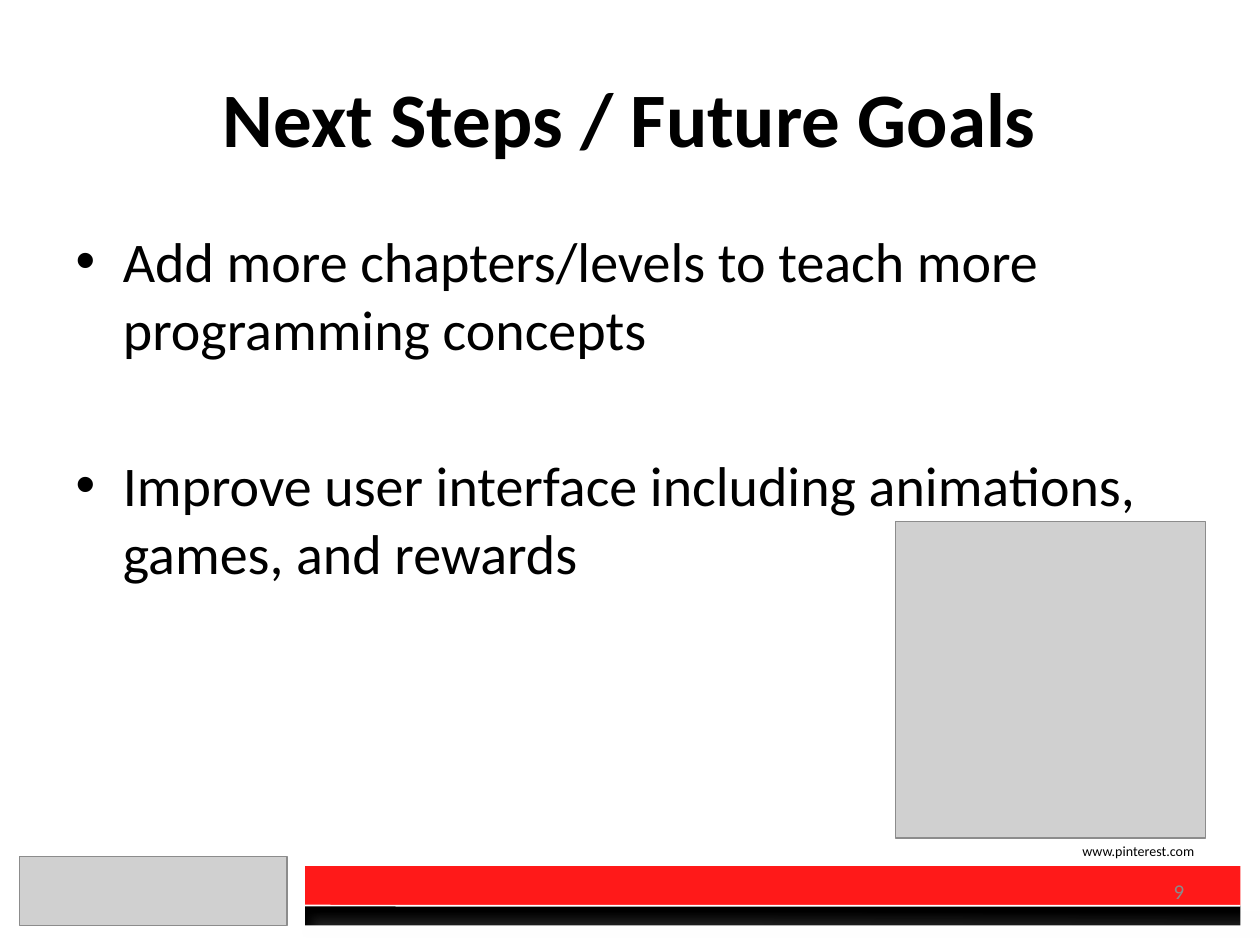
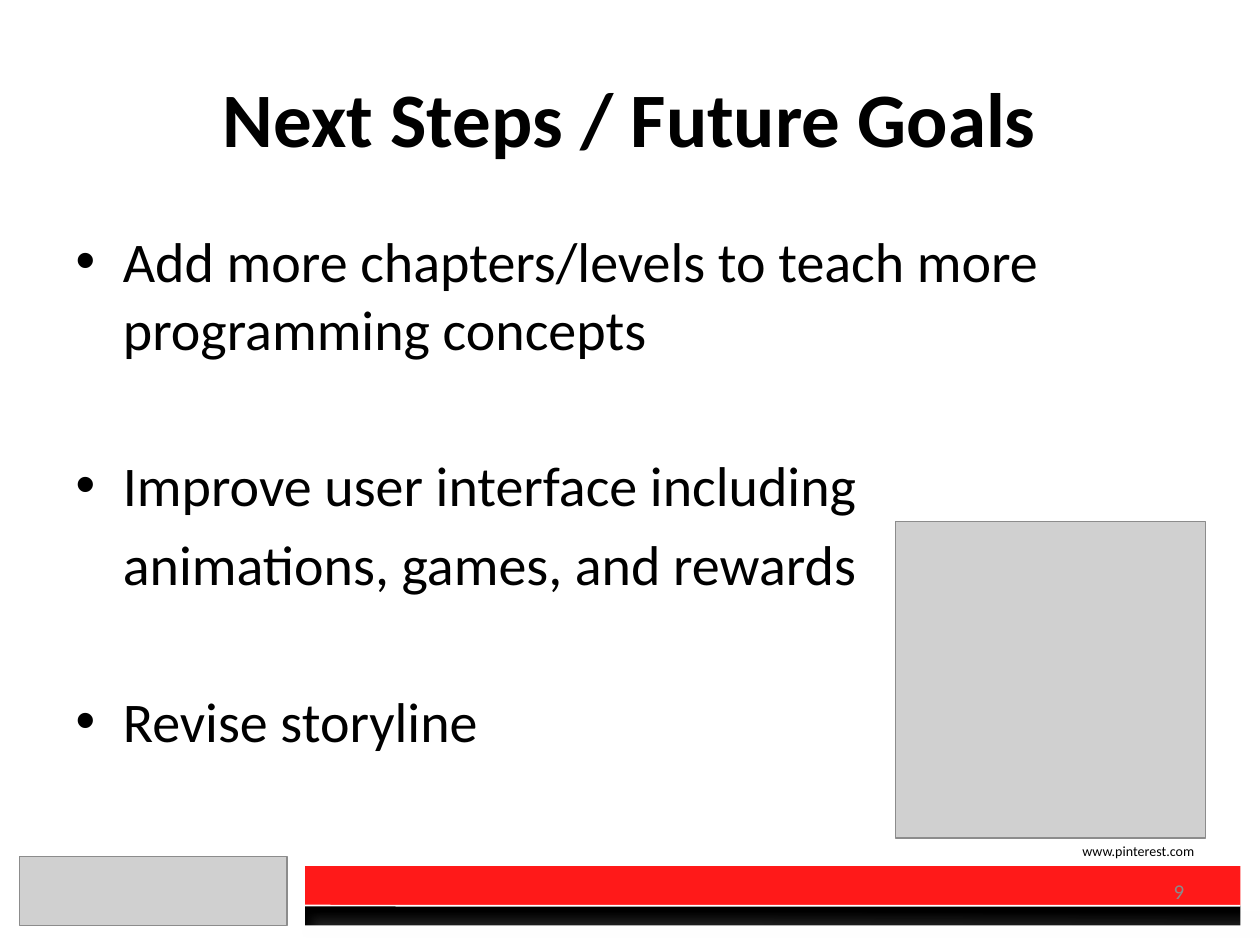
Before and after one commit to charberg/OEC2016, a slide deck: slide 9 of Presentation.pptx. Drawn at 1260x945 pixels with LibreOffice and Linux fonts; fonts in the diff are those of the drawing; grey boxes stand for pictures. Boxes give left, top, right and bottom in pixels: in the first picture for what was removed or moved away, otherwise in the second. Text is boxed around its words. In the diff, an @@ line names an element or a change of style, - is before the commit and + after.

```diff
--- a/Presentation.pptx
+++ b/Presentation.pptx
@@ text at [123,467,856,751]: text changed @@
-• Improve user interface including animations, games, and rewards
+• Improve user interface including
+animations, games, and rewards
+• Revise storyline
```
Also in this commit, not shown: 1 other slide changed, 4 other files.
